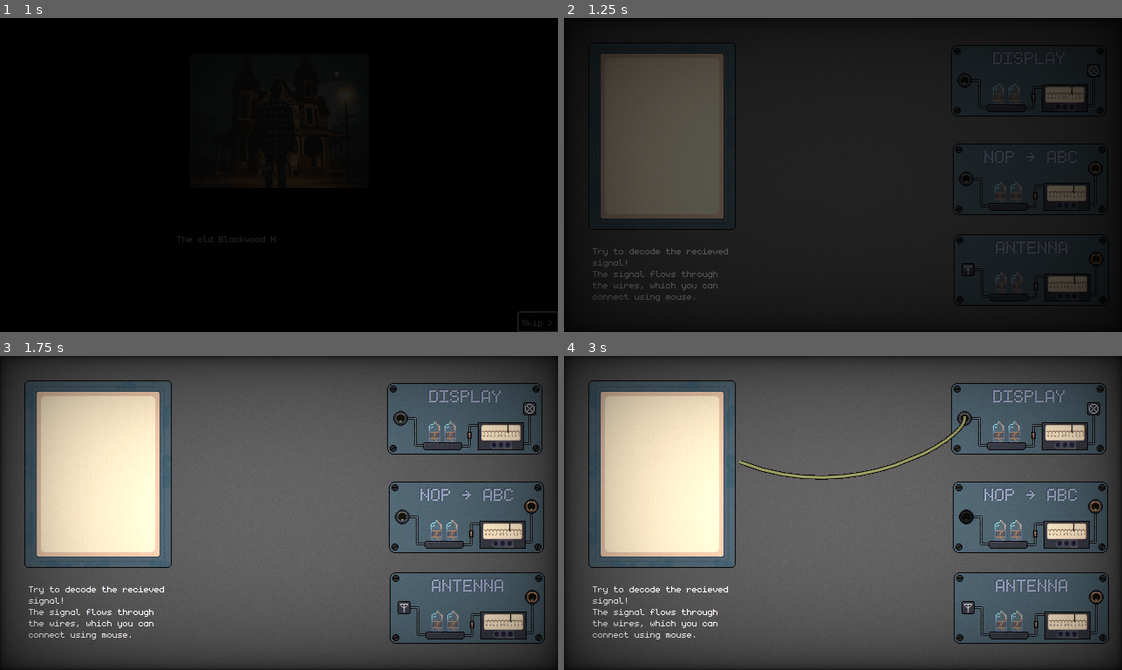
Above: before the commit, frames 1-4 (two rows, left to right).
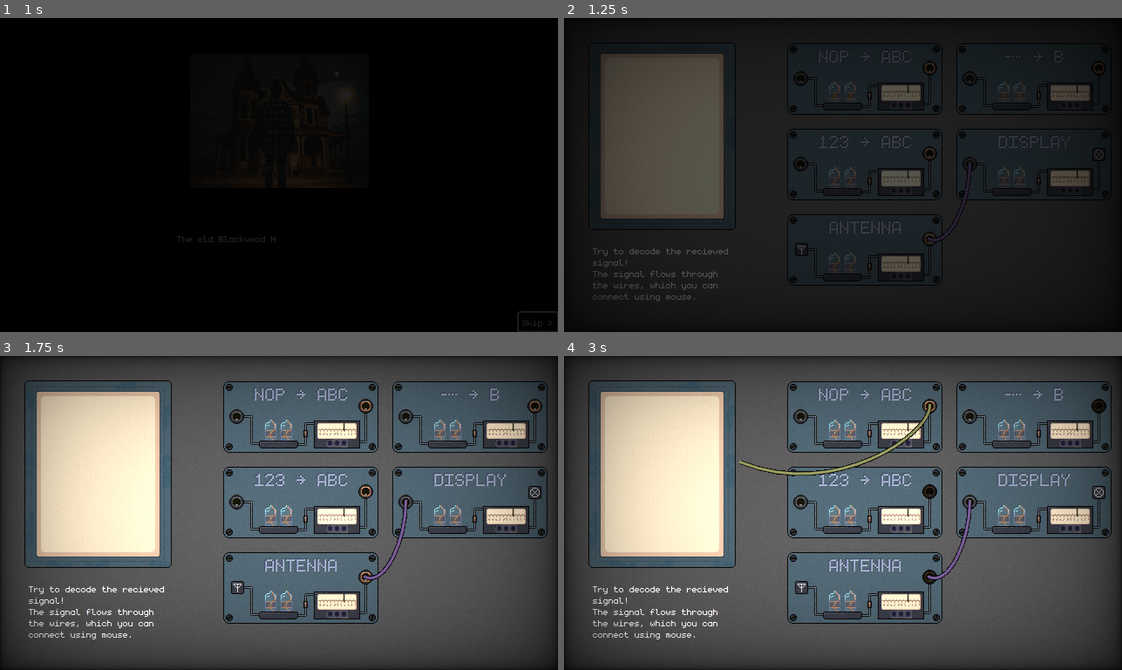
Above: after the commit, the same moments.

Repository: Limit-sest/wiretap
Game: Godot game, scene res://intro.tscn
Same seed, same stepped clock (60 frames per second), same inputs: the game is played once before the commit and once after it.
Inputs (mouse positions are in pixels of both pictures, inside the frame that each line leads up to):
- Up to frame 1 (1 s): click "Skip >" at 0.5 s
- Up to frame 2 (1.25 s): no input
- Up to frame 3 (1.75 s): click (401, 418) at 1.27 s
- Up to frame 4 (3 s): click (932, 406) at 2.02 s; tap Enter at 2.75 s; drag from (664, 472) to (898, 443) at 2.77 s

Frame 1 is identical in both runs. In frame 2, 6.6% of the frame differs, in the area x 40-97%, y 8-88%; in frame 3, 13%; in frame 4, 14%, in the area x 31-99%, y 8-92%.

Commit message:
Add default wire and use flow container

Diff:
--- a/main.tscn
+++ b/main.tscn
@@ -1,18 +1,24 @@
-[gd_scene load_steps=11 format=3 uid="uid://ecls1n4djcxu"]
+[gd_scene load_steps=14 format=3 uid="uid://ecls1n4djcxu"]
 
 [ext_resource type="PackedScene" uid="uid://chijpwqlktb06" path="res://tty.tscn" id="1_ig7tw"]
 [ext_resource type="FontFile" uid="uid://yf0sdapmf0uv" path="res://assets/monogram-extended.ttf" id="4_1bvp3"]
 [ext_resource type="PackedScene" uid="uid://bgkr535hd43nt" path="res://modules/display/DisplayModule.tscn" id="9_4c57u"]
 [ext_resource type="PackedScene" uid="uid://bnojaj5q1h2ln" path="res://modules/antenna/AntennaModule.tscn" id="10_4c57u"]
 [ext_resource type="PackedScene" uid="uid://dofci6dndd72w" path="res://modules/caesar/CaesarModule.tscn" id="10_efxa6"]
+[ext_resource type="PackedScene" path="res://modules/morse/MorseModule.tscn" id="11_efxa6"]
+[ext_resource type="PackedScene" uid="uid://cwni15nxn8eah" path="res://modules/numbers/NumbersModule.tscn" id="11_ycdy4"]
+[ext_resource type="Script" uid="uid://dhlwyv0enq1j1" path="res://scripts/main/main.gd" id="12_abcde"]
 [ext_resource type="Texture2D" uid="uid://c8lx38grn8fhl" path="res://assets/Sprites/bg.png" id="15_vivmo"]
 [ext_resource type="AudioStream" uid="uid://bhg25keglur22" path="res://assets/sounds/ambient.wav" id="17_yaehf"]
 [ext_resource type="AudioStream" uid="uid://dyw4muslti4mm" path="res://assets/sounds/ambient_drums.mp3" id="18_074og"]
 [ext_resource type="AudioStream" uid="uid://dx481gcm44cru" path="res://assets/sounds/beep.mp3" id="19_cegan"]
 [ext_resource type="Script" uid="uid://bghaddibpt6f1" path="res://addons/crt/crt.gd" id="20_82xsv"]
 
-[node name="Main" type="Node2D"]
+[node name="Main" type="Node2D" node_paths=PackedStringArray("antenna", "display")]
 texture_filter = 1
+script = ExtResource("12_abcde")
+antenna = NodePath("HFlowContainer/Antenna")
+display = NodePath("HFlowContainer/Display")
 
 [node name="CanvasLayer" type="CanvasLayer" parent="."]
 layer = 0
@@ -68,30 +74,32 @@
 stream = ExtResource("19_cegan")
 volume_db = 0.595
 
-[node name="BaseModule" parent="." instance=ExtResource("9_4c57u")]
-custom_minimum_size = Vector2(0, 0)
-anchors_preset = 0
-anchor_right = 0.0
-anchor_bottom = 0.0
-offset_left = 124.0
-offset_top = -149.0
-offset_right = 302.0
-offset_bottom = -67.0
-grow_horizontal = 1
-grow_vertical = 1
+[node name="HFlowContainer" type="HFlowContainer" parent="."]
+offset_left = -64.0
+offset_top = -151.0
+offset_right = 314.0
+offset_bottom = 170.0
+theme_override_constants/h_separation = 16
+theme_override_constants/v_separation = 16
+
+[node name="Caesar" parent="HFlowContainer" instance=ExtResource("10_efxa6")]
+layout_mode = 2
+
+[node name="Morse" parent="HFlowContainer" instance=ExtResource("11_efxa6")]
+layout_mode = 2
+
+[node name="Numbers" parent="HFlowContainer" instance=ExtResource("11_ycdy4")]
+layout_mode = 2
+
+[node name="Display" parent="HFlowContainer" instance=ExtResource("9_4c57u")]
+unique_name_in_owner = true
+layout_mode = 2
 mouse_filter = 0
 
-[node name="BaseModule2" parent="." instance=ExtResource("10_efxa6")]
-offset_left = 126.0
-offset_top = -36.0
-offset_right = 304.0
-offset_bottom = 46.0
+[node name="Antenna" parent="HFlowContainer" instance=ExtResource("10_4c57u")]
+unique_name_in_owner = true
+layout_mode = 2
+mouse_filter = 0
+encode_number = 2
 
-[node name="BaseModule3" parent="." instance=ExtResource("10_4c57u")]
-offset_left = 127.0
-offset_top = 68.0
-offset_right = 305.0
-offset_bottom = 150.0
-mouse_filter = 0
-
-[connection signal="send_signal" from="BaseModule" to="tty" method="_on_display_send_signal"]
+[connection signal="send_signal" from="HFlowContainer/Display" to="tty" method="_on_display_send_signal"]
--- a/modules/caesar/CaesarModule.tscn
+++ b/modules/caesar/CaesarModule.tscn
@@ -5,9 +5,12 @@
 [ext_resource type="Texture2D" uid="uid://s7bakdsjyuct" path="res://assets/Sprites/Custom/caesar_text.png" id="3_iweka"]
 
 [node name="BaseModule" instance=ExtResource("1_nt756")]
-custom_minimum_size = Vector2(0, 0)
 mouse_filter = 0
 script = ExtResource("2_ryoqu")
 
+[node name="Panel" parent="." index="0"]
+custom_minimum_size = Vector2(178, 82)
+mouse_filter = 0
+
 [node name="TextureRect" parent="Panel/CenterContainer" index="0"]
 texture = ExtResource("3_iweka")
--- a/modules/cipher/cipher_module.gd
+++ b/modules/cipher/cipher_module.gd
@@ -31,20 +31,25 @@
 			pin.modulate.g = 0.1
 			pin.modulate.b = 0.0
 
-	for i in range(5):
+	for i in range(3):
 		beep_sfx.pitch_scale = 0.8
 		beep_sfx.play()
 
 		for pin in pins:
 			if pin:
 				pin.visible = true
-		await get_tree().process_frame
-		await get_tree().process_frame
-		await get_tree().process_frame
+
+		for j in range(5):
+			await get_tree().process_frame
 
 		for pin in pins:
 			if pin:
 				pin.visible = false
-		await get_tree().process_frame
-		await get_tree().process_frame
-		await get_tree().process_frame
+
+		for j in range(5):
+			await get_tree().process_frame
+
+	for pin in pins:
+		if pin:
+			pin.modulate.g = 1
+			pin.modulate.b = 1
--- a/modules/display/DisplayModule.tscn
+++ b/modules/display/DisplayModule.tscn
@@ -8,6 +8,9 @@
 [ext_resource type="Script" uid="uid://cc32ja4xp3c03" path="res://modules/base/input.gd" id="5_0lq0m"]
 
 [node name="BaseModule" instance=ExtResource("1_q3j71")]
+
+[node name="Panel" parent="." index="0"]
+custom_minimum_size = Vector2(178, 82)
 
 [node name="TextureRect" parent="Panel/CenterContainer" index="0"]
 texture = ExtResource("2_amw0v")
--- a/scripts/autorun/wiring_manager.gd
+++ b/scripts/autorun/wiring_manager.gd
@@ -85,6 +85,60 @@
 		if node != start_port:
 			node.disabled = disabled
 
+func create_wire(p_start_port, p_target_port):
+	var line = Line2D.new()
+	var curve = Path2D.new()
+	line.width = 5.0
+	line.default_color = Color.from_hsv(randf(), 0.4, 0.95)
+	line.texture_mode = line.LINE_TEXTURE_TILE
+	line.begin_cap_mode = line.LINE_CAP_ROUND
+	line.end_cap_mode = line.LINE_CAP_ROUND
+	line.texture = line_texture
+	line.z_index = 10
+	add_child(line)
+	add_child(curve)
+	curve.curve = Curve2D.new()
+
+	var start_pos_global = p_start_port.get_global_rect().get_center()
+	var target_pos_global = p_target_port.get_global_rect().get_center()
+
+	var start_pos_local = curve.to_local(start_pos_global)
+	var target_pos_local = curve.to_local(target_pos_global)
+
+	curve.curve.add_point(start_pos_local)
+	curve.curve.add_point(target_pos_local)
+
+	var delta_vec = target_pos_local - start_pos_local
+
+	if delta_vec.y > 0:
+		var out_point = Vector2(0, abs(delta_vec.y) * 0.5)
+		var in_point = Vector2(-abs(delta_vec.x) * 0.5 * sign(delta_vec.x), 0.2 * abs(delta_vec.x))
+
+		curve.curve.set_point_out(0, out_point)
+		curve.curve.set_point_in(1, in_point)
+	else:
+		var out_point = Vector2(abs(delta_vec.x) * 0.5 * sign(delta_vec.x), 0.2 * abs(delta_vec.x))
+		var in_point = Vector2(0, -abs(delta_vec.y) * 0.5 * sign(delta_vec.y))
+
+		curve.curve.set_point_out(0, out_point)
+		curve.curve.set_point_in(1, in_point)
+
+	line.points = curve.curve.tessellate()
+
+	var output_port
+	var input_port
+
+	if p_target_port.is_in_group("input"):
+		input_port = p_target_port
+		output_port = p_start_port
+		connections.append([input_port, output_port, line, curve])
+	else:
+		input_port = p_start_port
+		output_port = p_target_port
+		connections.append([input_port, output_port, line, curve])
+
+	output_port.next_node = input_port
+
 func _ready():
 	click_sfx = AudioStreamPlayer.new()
 	click_sfx.stream = load("res://assets/sounds/switch.wav")
--- /dev/null
+++ b/scripts/main/main.gd
@@ -0,0 +1,10 @@
+extends Node2D
+
+@export var antenna: Node
+@export var display: Node
+
+func _ready():
+	await get_tree().process_frame
+	var antenna_output = antenna.find_child("Output")
+	var display_input = display.find_child("Input")
+	WiringManager.create_wire(antenna_output, display_input)
--- a/scripts/main/signal_manager.gd
+++ /dev/null
@@ -1,111 +0,0 @@
-extends Node2D
-
-@onready var initial_node = %Antenna/Output
-@onready var encoded_string = CipherUtils.encode_random("You won! You can restart the game to get a different combination.")
-@onready var beep_sfx: AudioStreamPlayer = %BeepSfx
-
-var decode_functions = {
-	"Numbers": CipherUtils.decode_numbers,
-	"Morse": CipherUtils.decode_morse,
-	"Caesar": CipherUtils.decode_caesar
-}
-
-func _ready():
-	# Create default connection from Antenna to Display
-	var antenna_output = %Antenna/Output
-	var display_input = $CanvasGroup/Display/Input
-
-	var line = Line2D.new()
-	var path = Path2D.new()
-	path.curve = Curve2D.new()
-	line.width = 5.0
-	line.default_color = Color.from_hsv(0.65, 0.4, 0.95)
-	line.texture_mode = line.LINE_TEXTURE_TILE
-	line.texture = WiringManager.line_texture
-	line.begin_cap_mode = line.LINE_CAP_ROUND
-	line.end_cap_mode = line.LINE_CAP_ROUND
-	WiringManager.add_child(line)
-	WiringManager.add_child(path)
-
-	var start_pos = path.to_local(antenna_output.global_position)
-	var end_pos = path.to_local(display_input.global_position)
-
-	path.curve.add_point(start_pos)
-	path.curve.add_point(end_pos)
-
-	var delta_vec = end_pos - start_pos
-
-	if delta_vec.y > 0:
-		var out_point = Vector2(0, abs(delta_vec.y) * 0.5)
-		var in_point = Vector2(-abs(delta_vec.x) * 0.5 * sign(delta_vec.x), 0)
-
-		path.curve.set_point_out(0, out_point)
-		path.curve.set_point_in(1, in_point)
-	else:
-		var out_point = Vector2(abs(delta_vec.x) * 0.5 * sign(delta_vec.x), 0)
-		var in_point = Vector2(0, -abs(delta_vec.y) * 0.5 * sign(delta_vec.y))
-
-		path.curve.set_point_out(0, out_point)
-		path.curve.set_point_in(1, in_point)
-
-
-	line.points = path.curve.tessellate()
-
-	WiringManager.connections.append([display_input, antenna_output, line, path])
-
-func _get_linked_port(first_port: Area2D): # Get output port in the same module
-	var parent = first_port.get_parent()
-	return [parent.find_child("Output"), parent.name]
-
-func _get_next_port(output_port: Area2D): # Get connected port with wire
-	for connection in WiringManager.connections:
-		if connection[1] == output_port:
-			return connection[0]
-
-func _animate_module_pins(module: Node2D) -> void:
-	var pins = [module.find_child("pin1"), module.find_child("pin2"), module.find_child("pin3")]
-
-	beep_sfx.pitch_scale = randf_range(0.9, 1.1)
-	beep_sfx.play()
-
-	for i in range(3):
-		if pins[i]:
-			for pin in pins:
-				if pin:
-					pin.visible = false
-			pins[i].visible = true
-			await get_tree().process_frame
-			await get_tree().process_frame
-			await get_tree().process_frame
-
-
-
-	# Hide all pins after animation
-	for pin in pins:
-		if pin:
-			pin.visible = false
-
-func _on_signal_send_timeout() -> void:
-	var current_node = initial_node
-	var working_string = encoded_string
-
-	if %"tty/Sprite2D/tty".print_index != -1:
-		return
-
-	# Animate the starting module (Antenna)
-	await _animate_module_pins(current_node.get_parent())
-
-	while true:
-		var next_node = _get_next_port(current_node)
-		if !next_node:
-			break
-		elif next_node.get_parent().name == "Display":
-			%"tty/Sprite2D/tty".print_tty(working_string)
-			await _animate_module_pins(next_node.get_parent())
-			break
-		var linked_port = _get_linked_port(next_node)
-		current_node = linked_port[0]
-		if !current_node: break
-		working_string = decode_functions[linked_port[1]].call(working_string)
-		# Animate the current module
-		await _animate_module_pins(current_node.get_parent())
Not shown, added: scripts/main/main.gd.uid
Not shown, removed: scripts/main/signal_manager.gd.uid
